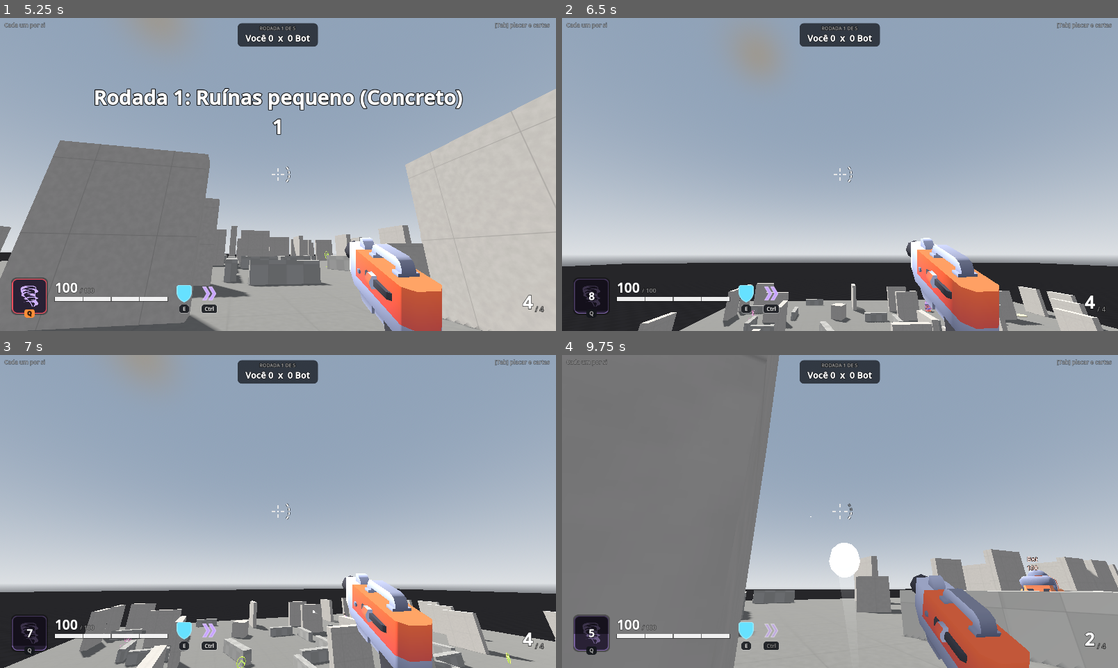
Above: before the commit, frames 1-4 (two rows, left to right).
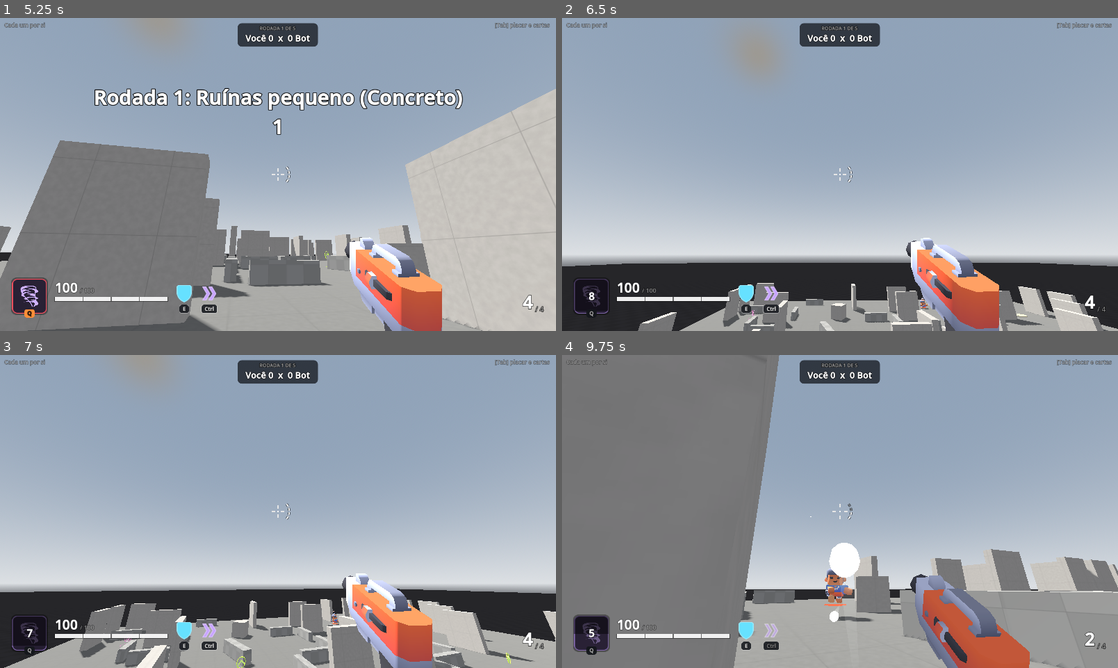
Above: after the commit, the same moments.

Repository: PedroRomeu/furor-prototipo
Game: Godot game, scene res://scenes/main_menu.tscn
Two runs of this game, one before a commit and one after it. Both use one fixed random seed, a clock stepped at 60 frames per second and the inputs below.
Inputs (mouse positions are in pixels of both pictures, inside the frame that each line leads up to):
- Up to frame 1 (5.25 s): click "JOGAR" at 0.5 s; click (378, 259) at 1.27 s; type "12" at 1.35 s; click "Começar treino" at 2 s; tap Enter (chat) at 2.75 s; move the mouse to (250, 237) at 2.77 s; hold Space (jump) 2.78-3.53 s; hold W (move_forward) 2.78-5.03 s; tap Q (master) at 2.85, 3.8 s; click (250, 237) at 2.92 s; move the mouse to (316, 177) at 3.52 s; tap Space (jump) at 3.6, 3.77, 4.07, 4.55 s; move the mouse to (233, 171) at 4.27 s; hold Enter (chat) 4.28-5.03 s; move the mouse to (283, 174) at 5.02 s; hold A (move_left) from 5.03 s (still down); tap Ctrl (crouch) at 5.1 s; click (283, 174) at 5.17 s
- Up to frame 2 (6.5 s): tap Space (jump) at 5.27, 5.57 s; tap Q (master) at 5.3, 5.85 s; move the mouse to (817, 168) at 5.77 s; release A (move_left) at 5.78 s; hold W (move_forward) from 5.78 s (still down); hold Space (jump) from 5.78 s (still down)
- Up to frame 3 (7 s): keep holding W (move_forward); move the mouse to (305, 511) at 6.52 s; release Space (jump) at 6.53 s; tap Tab (scoreboard) at 6.6 s; tap Space (jump) at 6.77 s; tap Q (master) at 6.8 s
- Up to frame 4 (9.75 s): tap Space (jump) at 7.07, 7.55, 8.27, 8.57 s; move the mouse to (812, 511) at 7.27 s; hold E (shield) 7.28-8.03 s; click (812, 511) at 7.42 s; move the mouse to (851, 505) at 8.02 s; release W (move_forward) at 8.03 s; hold D (move_right) 8.03-8.78 s; click (851, 505) at 8.1 s; tap Q (master) at 8.3 s; move the mouse to (834, 517) at 8.77 s; hold Space (jump) 8.78-9.53 s; hold W (move_forward) from 8.78 s (still down); tap Shift at 8.85 s; move the mouse to (878, 514) at 9.52 s; tap C at 9.6 s; click (878, 514) at 9.67 s

Frame 1 is identical in both runs. In frame 2, less than 0.1% of the frame differs, in the area x 64-67%, y 89-95%; in frame 3, less than 0.1%; in frame 4, 0.9%, in the area x 47-91%, y 64-86%.

Commit message:
Add the Plataformas Suspensas master card
Q in the air creates a platform under your feet; for 6 s, jumping in the air with
no jumps left creates another (up to 4). Platforms last 5 s, anyone can stand on
them and bullets pass through (own collision layer). Created on every machine at
the same spot. Bots use it to avoid the void. Icon: stairs by Delapouite (CC BY 3.0).

Diff:
--- /dev/null
+++ b/assets/card_icons/plataformas_suspensas.svg
@@ -0,0 +1 @@
+<svg xmlns="http://www.w3.org/2000/svg" width="128" height="128" viewBox="0 0 512 512"><path fill="#fff" d="M64 448v-64h64v-64h64v-64h64v-64h64v-64h64V64h64v384z"/></svg>
--- a/project.godot
+++ b/project.godot
@@ -33,6 +33,7 @@
 
 3d_physics/layer_1="mundo"
 3d_physics/layer_2="jogadores"
+3d_physics/layer_3="plataformas"
 
 [physics]
 
--- a/scripts/autoload/card_db.gd
+++ b/scripts/autoload/card_db.gd
@@ -129,6 +129,11 @@
 		"mods": [{"stat": "rocket_boots", "add": 1}]},
 	# Formiga (2026-10-06, ideia do usuário; números meus, aprovados; cancelar no Q e o
 	# impacto ao crescer foram sugestões minhas aceitas).
+	# Plataformas Suspensas (2026-10-06, ideia e nome do usuário; números meus, aprovados;
+	# todos pisam, escolha dele).
+	"plataformas_suspensas": {"name": "Plataformas Suspensas", "cat": "Movimento", "rarity": "mitico", "master": true, "cooldown": 18.0,
+		"desc": "Q no ar: cria uma plataforma sob os seus pés e, por 6 s, pular no ar sem pulos sobrando cria outra (até 4 no total). Cada plataforma dura 5 s; qualquer jogador pode pisar nelas, e as balas atravessam. Recarga de 12 s depois que acaba.",
+		"mods": [{"stat": "platforms", "add": 1}]},
 	"formiga": {"name": "Formiga", "cat": "Movimento", "rarity": "mitico", "master": true, "cooldown": 16.0,
 		"desc": "Q: por 6 s você fica com 40% do tamanho (mais difícil de acertar) e 60% mais rápido. Q de novo volta antes. Ao voltar ao tamanho, um impacto empurra quem estiver a até 4 m e causa 20 de dano. Recarga de 16 s.",
 		"mods": [{"stat": "shrink", "add": 1}]},
--- a/scripts/bot_brain.gd
+++ b/scripts/bot_brain.gd
@@ -46,6 +46,9 @@
 	p.in_dash = false
 	p.in_reload = false
 	p.in_master = false
+	if p.stats["platforms"] > 0 and p.master_cd <= 0.0 and not p.is_on_floor() \
+			and p.global_position.y < Arena.VOID_Y + 1.5 and p.velocity.y < 0.0:
+		p.in_master = true   # Plataformas Suspensas: plataforma para não cair no vazio
 	if p.downed and not p.frozen:
 		_crawl_to_ally(delta)
 		return
--- a/scripts/match.gd
+++ b/scripts/match.gd
@@ -176,6 +176,7 @@
 	p.got_up.connect(_on_player_up.bind(p))
 	p.reflected.connect(func(): _log("%s refletiu uma bala" % p.player_name))
 	p.froze.connect(func(): _log("%s ficou congelado" % p.player_name))
+	p.platform_made.connect(func(): _log("%s fez uma plataforma" % p.player_name))
 	p.beamed.connect(func(): _log("%s levou o raio" % p.player_name))
 	p.slapped.connect(func(splat): _log("%s %s" % [p.player_name, "bateu na parede" if splat else "levou um tapa"]))
 	players.append(p)
--- a/scripts/player.gd
+++ b/scripts/player.gd
@@ -23,6 +23,7 @@
 signal froze       # ficou preso no gelo (Prisão de Gelo; o registro do autoteste conta)
 signal slapped(splat: bool)   # levou o Mega Tapa / bateu na parede (registro do autoteste)
 signal beamed      # levou um toque do Canhão Arcano (registro do autoteste)
+signal platform_made   # criou (ou recebeu pela rede) uma plataforma suspensa (registro do autoteste)
 
 ## Atributos sem nenhuma carta. As cartas (CardDB) alteram estes valores.
 const BASE_STATS := {
@@ -118,6 +119,7 @@
 	"ice": 0,       # Prisão de Gelo
 	"slap": 0,      # Mega Tapa
 	"beam": 0,      # Canhão Arcano
+	"platforms": 0, # Plataformas Suspensas
 	"updraft": 0,
 	"bazooka": 0,
 	"sniper": 0,
@@ -483,6 +485,13 @@
 var beam_hits := {}        # alvo -> tempo até poder levar de novo
 var beam_aim := Vector2.ZERO   # (yaw, pitch) para onde o mouse quer ir; a mira segue devagar
 var beam_fx: Node3D
+## Plataformas Suspensas (mestra): Q no ar cria uma plataforma e liga o modo por PLAT_MODE; nesse
+## tempo, pular no ar sem pulos sobrando cria outra (até PLAT_MAX). Recarga do card (18 s)
+## = os 6 s do modo + 12 s.
+const PLAT_MODE := 6.0
+const PLAT_MAX := 4
+var plat_mode := 0.0
+var plat_left := 0
 ## Mega Tapa (mestra): leque curto à frente; arremessa (SLAP_PUSH para o lado, SLAP_LIFT
 ## para cima). Por SLAP_FLIGHT segundos, bater numa parede ainda rápido (SPLAT_MIN_SPEED)
 ## dá SPLAT_DAMAGE e deixa tonto (DAZE_TIME: lento e sem atirar).
@@ -727,7 +736,7 @@
 func _ready() -> void:
 	add_to_group("players")
 	collision_layer = 2
-	collision_mask = 1 | 2
+	collision_mask = 1 | 2 | SkyPlatform.LAYER   # plataformas da Plataformas Suspensas: só jogadores pisam
 	floor_max_angle = deg_to_rad(46.0)
 	floor_snap_length = 0.3
 
@@ -1048,6 +1057,8 @@
 	slap_flight = 0.0
 	daze_timer = 0.0
 	_end_beam(false)
+	plat_mode = 0.0
+	plat_left = 0
 	global_transform = spawn
 	reset_physics_interpolation()
 	net_pos = spawn.origin
@@ -1568,6 +1579,7 @@
 		_chaos_tick(delta)
 	speed_orb_timer = maxf(0.0, speed_orb_timer - delta)
 	daze_timer = maxf(0.0, daze_timer - delta)
+	plat_mode = maxf(0.0, plat_mode - delta)
 	if bazooka_timer > 0.0:
 		bazooka_timer -= delta
 		if bazooka_timer <= 0.0 or (rockets_left <= 0 and fire_timer <= 0.0):
@@ -1786,6 +1798,12 @@
 			if wish != Vector3.ZERO:
 				h = wish.normalized() * maxf(h.length(), target)
 			jumped = true
+		elif plat_mode > 0.0 and plat_left > 0:
+			# Plataformas Suspensas: plataforma sob os pés e pula dela.
+			_make_platform()
+			if wish != Vector3.ZERO:
+				h = wish.normalized() * maxf(h.length(), target)
+			jumped = true
 	# Bota Foguete: o aperto que não virou pulo (sem pulos sobrando) arma o jato.
 	if stats["rocket_boots"] > 0 and in_jump and not jumped and not on_floor:
 		boot_armed = true
@@ -2236,7 +2254,8 @@
 func _act(delta: float) -> void:
 	if in_master and shrink_timer > 0.0:
 		_end_shrink(true)   # Formiga: Q de novo volta ao tamanho antes do tempo
-	elif in_master and master_cd <= 0.0 and master_id != "" and CardDB.CARDS[master_id].has("cooldown"):
+	elif in_master and master_cd <= 0.0 and master_id != "" and CardDB.CARDS[master_id].has("cooldown") \
+			and not (stats["platforms"] > 0 and is_on_floor()):
 		_use_master()
 	if in_shield and shield_cd <= 0.0 and silence_timer <= 0.0:
 		_activate_shield()
@@ -2334,7 +2353,8 @@
 		return
 	if not chaos_used:
 		return
-	if bazooka_timer > 0.0 or sniper_timer > 0.0 or sword_timer > 0.0 or shrink_timer > 0.0 or pierce_left > 0:
+	if bazooka_timer > 0.0 or sniper_timer > 0.0 or sword_timer > 0.0 or shrink_timer > 0.0 or pierce_left > 0 \
+			or beam_timer > 0.0 or beam_charge > 0.0 or plat_mode > 0.0:
 		master_cd = CHAOS_WAIT
 	elif master_cd <= 0.0:
 		_chaos_draw()
@@ -2397,6 +2417,12 @@
 		_slap()
 	if stats["beam"] > 0:
 		_start_beam()
+	if stats["platforms"] > 0:
+		plat_mode = PLAT_MODE
+		plat_left = PLAT_MAX
+		_make_platform()
+		# Pousa na primeira: a queda para (salva do vazio).
+		velocity.y = maxf(velocity.y, 0.0)
 	if stats["barrier"] > 0:
 		var pos := global_position + _flat_forward() * 2.5
 		_make_barrier(pos, rotation.y)
@@ -3022,6 +3048,25 @@
 		root.add_child(mi)
 	root.rotation = Vector3(PI / 2.0, 0.0, 0.0)   # palma virada para a frente, dedos para cima
 	return root
+
+
+# ---------------------------------------------------------------- Plataformas Suspensas
+
+## Plataforma sob os pés, nesta e nas outras máquinas (para todo mundo poder pisar).
+func _make_platform() -> void:
+	plat_left -= 1
+	var pos := global_position + Vector3.DOWN * (SkyPlatform.SIZE.y / 2.0 + 0.02)
+	SkyPlatform.spawn(get_parent(), pos, color)
+	platform_made.emit()
+	Sfx.at(self, "pad", pos)
+	if Net.online and is_inside_tree():
+		_net_platform.rpc(pos)
+
+
+@rpc("authority", "call_remote", "reliable")
+func _net_platform(pos: Vector3) -> void:
+	SkyPlatform.spawn(get_parent(), pos, color)
+	platform_made.emit()
 
 
 # ---------------------------------------------------------------- Canhão Arcano
--- /dev/null
+++ b/scripts/sky_platform.gd
@@ -0,0 +1,57 @@
+class_name SkyPlatform
+extends StaticBody3D
+## Uma plataforma da carta mestra Plataformas Suspensas: chão fino de 2 x 2 m que dura LIFETIME e
+## pisca no último segundo. Todos pisam (escolha do usuário); as balas atravessam: fica
+## numa camada própria (LAYER), que só os jogadores enxergam. Criada em todas as máquinas
+## na mesma posição (Player._net_platform).
+
+const LIFETIME := 5.0
+const BLINK := 1.0
+const SIZE := Vector3(2.0, 0.2, 2.0)
+const LAYER := 4   # camada 3, "plataformas" (valor 4)
+
+static var _mesh: BoxMesh
+static var _shape: BoxShape3D
+
+var time_left := LIFETIME
+var _mat: StandardMaterial3D
+var _mi: MeshInstance3D
+
+
+static func spawn(parent: Node, pos: Vector3, color: Color) -> SkyPlatform:
+	var p := SkyPlatform.new()
+	p.collision_layer = LAYER
+	p.collision_mask = 0
+	if _mesh == null:
+		_mesh = BoxMesh.new()
+		_mesh.size = SIZE
+		_shape = BoxShape3D.new()
+		_shape.size = SIZE
+	var cs := CollisionShape3D.new()
+	cs.shape = _shape
+	p.add_child(cs)
+	p._mat = StandardMaterial3D.new()
+	p._mat.albedo_color = Color(color.lightened(0.35), 0.55)
+	p._mat.transparency = BaseMaterial3D.TRANSPARENCY_ALPHA
+	p._mat.emission_enabled = true
+	p._mat.emission = color
+	p._mat.emission_energy_multiplier = 0.4
+	p._mi = MeshInstance3D.new()
+	p._mi.mesh = _mesh
+	p._mi.material_override = p._mat
+	p._mi.cast_shadow = GeometryInstance3D.SHADOW_CASTING_SETTING_OFF
+	p.add_child(p._mi)
+	p.add_to_group("sky_platforms")
+	parent.add_child(p)
+	p.global_position = pos
+	Effects.burst(parent, pos, 1.4, color, 0.18)
+	return p
+
+
+func _physics_process(delta: float) -> void:
+	time_left -= delta
+	if time_left <= 0.0:
+		queue_free()
+		return
+	if time_left < BLINK:
+		_mi.visible = fmod(time_left, 0.2) > 0.08
--- a/scripts/ui/hud.gd
+++ b/scripts/ui/hud.gd
@@ -675,6 +675,8 @@
 		items.append(["CARREGANDO %.1f" % me.beam_charge, Player.BEAM_COLOR])
 	elif me.beam_timer > 0.0:
 		items.append(["CANHÃO %.1f" % me.beam_timer, Player.BEAM_COLOR])
+	if me.plat_mode > 0.0:
+		items.append(["PLATAFORMAS %d  ·  %.1f s" % [me.plat_left, me.plat_mode], Color(0.6, 0.85, 1.0)])
 	if me.daze_timer > 0.0:
 		items.append(["TONTO %.1f" % me.daze_timer, Player.SLAP_COLOR])
 	if me.ice_timer > 0.0:
Not shown, changed: assets/card_icons/LICENSE.txt
Not shown, added: assets/card_icons/plataformas_suspensas.svg.import
Not shown, added: scripts/sky_platform.gd.uid
